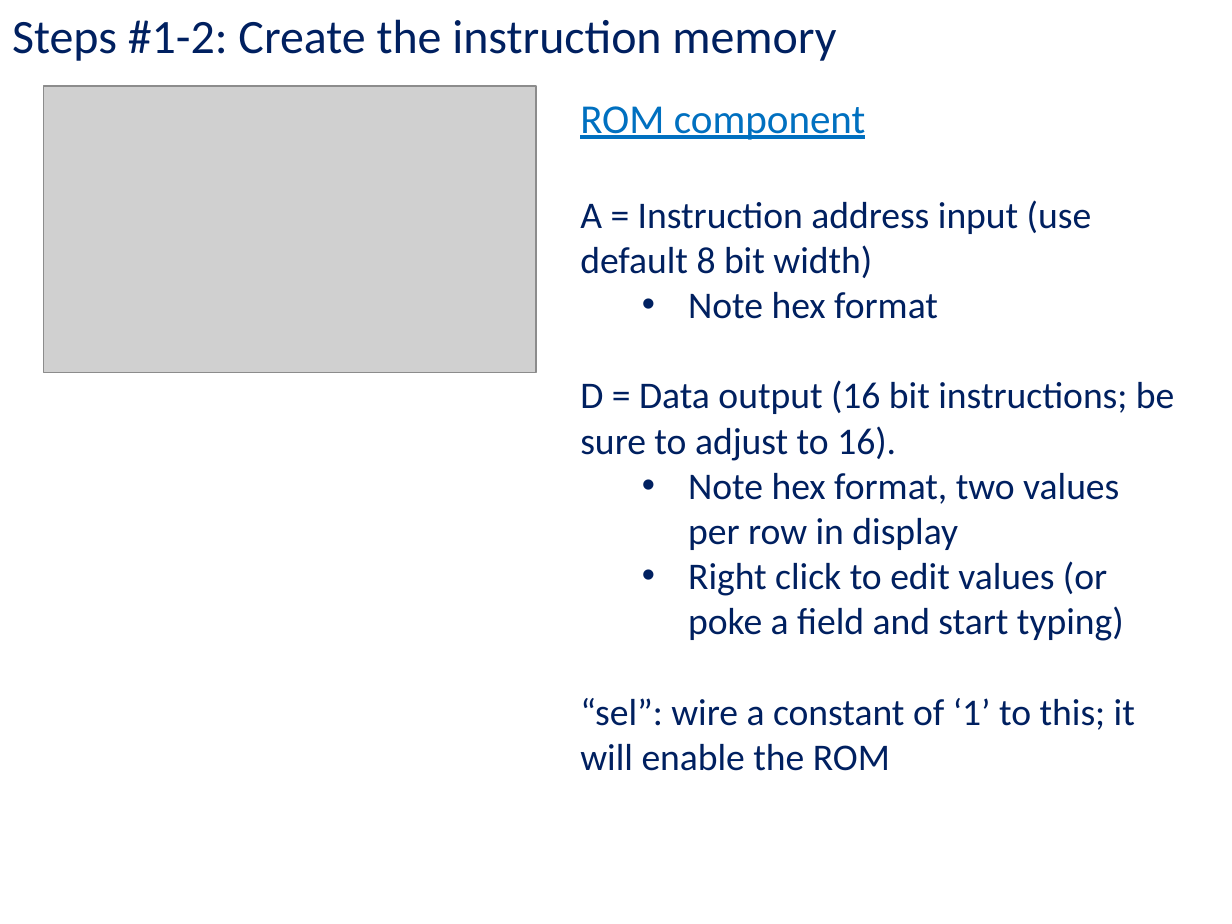
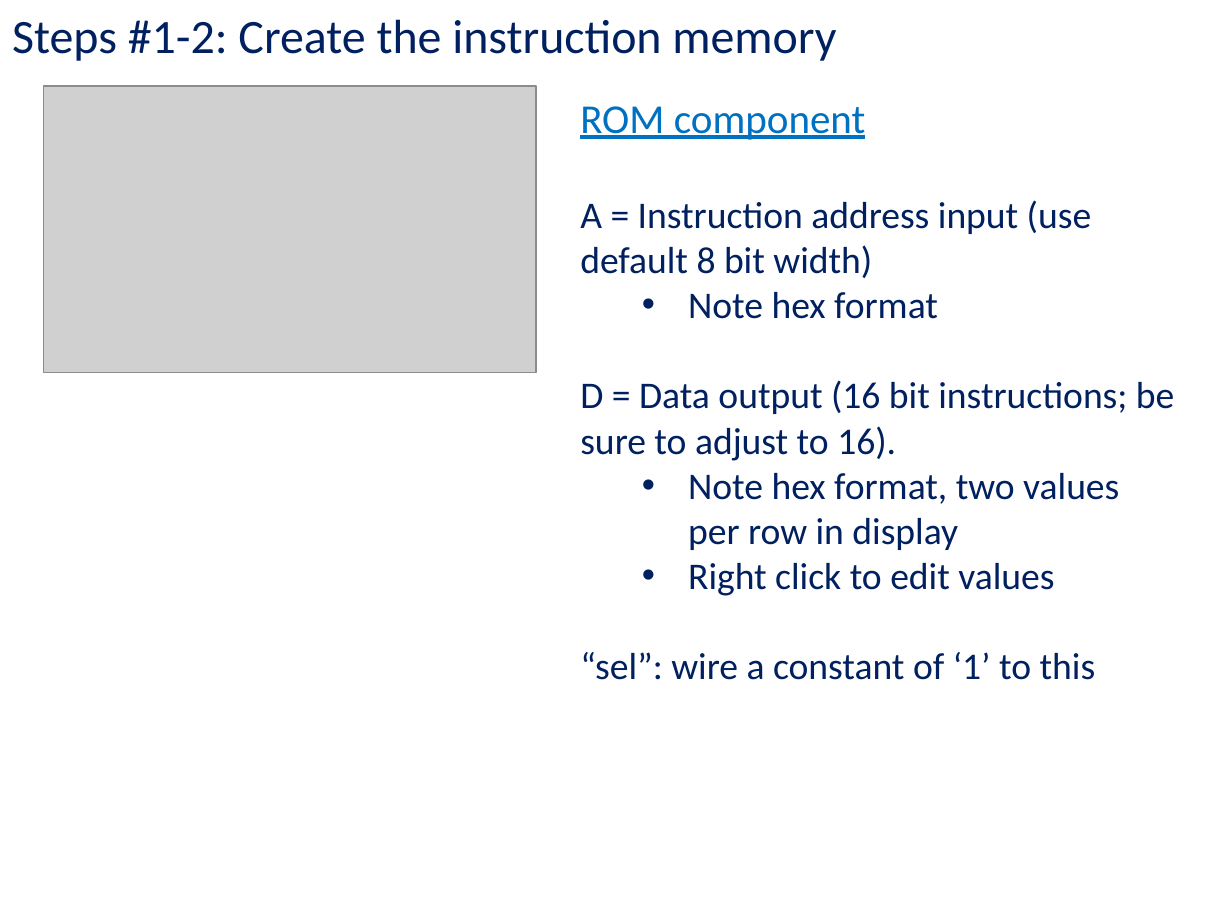
Before and after one commit to kc13/CS447TK, a slide deck: slide 4 of cs447tk_rec_lab10_apr2.pptx. Drawn at 1232x924 pixels with LibreOffice and Linux fonts; fonts in the diff are those of the drawing; grey boxes stand for pictures. Boxes give left, top, right and bottom in pixels: in the first picture for what was removed or moved away, otherwise in the second. Text is boxed around its words. In the diff, an @@ line names an element or a change of style, - is before the commit and + after.

```diff
--- a/cs447tk_rec_lab10_apr2.pptx
+++ b/cs447tk_rec_lab10_apr2.pptx
@@ text at <box>580,563,1096,680</box>: text changed @@
-  • Right click to edit values (or poke a field and start typing)
-“sel”: wire a constant of ‘1’ to this; it will enable the ROM
+  • Right click to edit values
+“sel”: wire a constant of ‘1’ to this
```
Also in this commit, not shown: 3 other slides changed, 7 slides removed.
